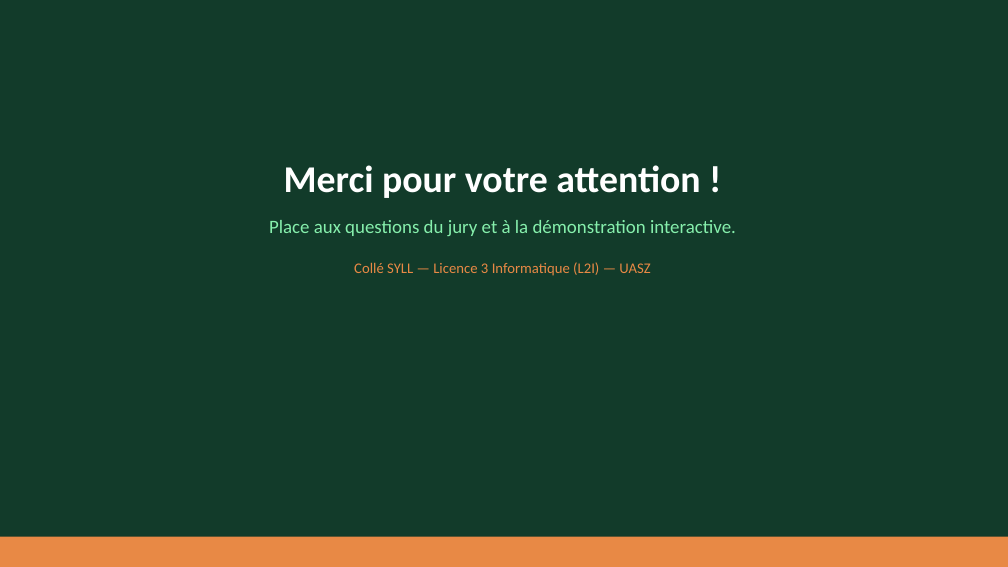
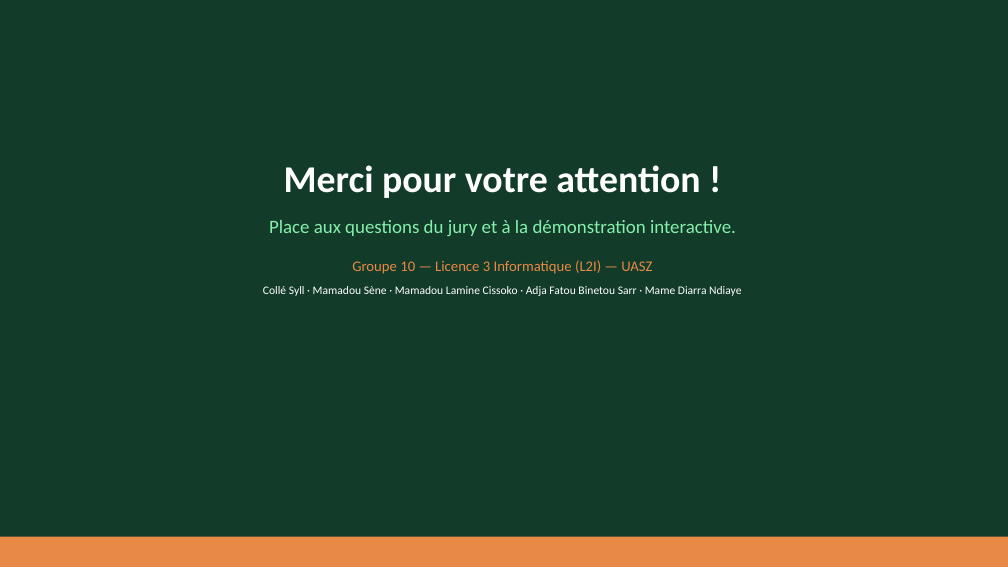
Before and after one commit to Collesyll0607/e-depot-plateforme, a slide deck: slide 15 of docs/P10_EDepot_Presentation.pptx. Drawn at 1008x567 pixels with LibreOffice and Linux fonts; fonts in the diff are those of the drawing. Boxes give left, top, right and bottom in pixels: in the first picture for what was removed or moved away, otherwise in the second. Text is boxed around its words. In the diff, an @@ line names an element or a change of style, - is before the commit and + after.

Commit message:
docs: credit all 5 members of Groupe 10 in PDF report, PPTX presentation and README

```diff
--- a/docs/P10_EDepot_Presentation.pptx
+++ b/docs/P10_EDepot_Presentation.pptx
@@ text at (263,260,741,296): text changed; size 14 to 11 pt; text colour #E88945 to #FFFFFF @@
-Collé SYLL — Licence 3 Informatique (L2I) — UASZ
+Groupe 10 — Licence 3 Informatique (L2I) — UASZ
+Collé Syll · Mamadou Sène · Mamadou Lamine Cissoko · Adja Fatou Binetou Sarr · Mame Diarra Ndiaye
```
Also in this commit, not shown: 14 other slides changed, 3 other files.
